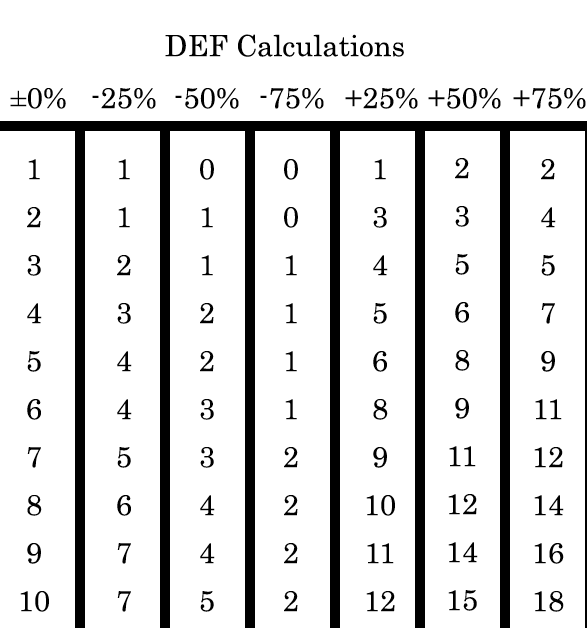
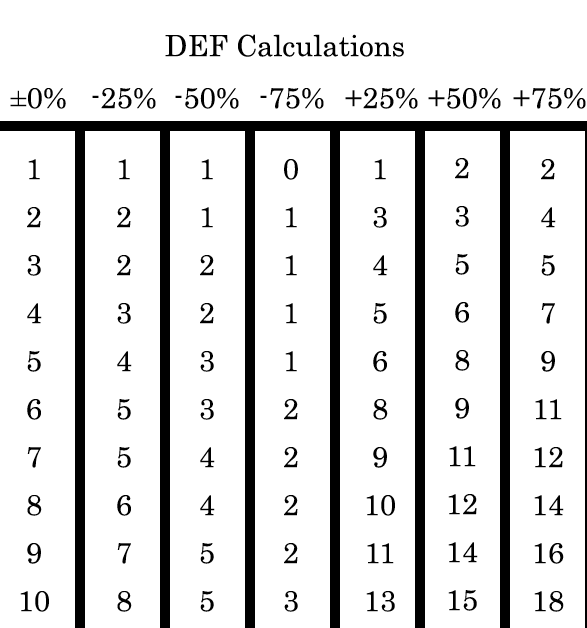
Before/after of a (587, 628) layered artwork. What changed in the layer stack:
painted on "+75% values" over [554, 364, 562, 596]
painted on "+50% values" over [462, 321, 474, 604]
painted on "+25% values" over [380, 370, 395, 612]
painted on "-75% values" over [284, 207, 298, 612]
painted on "-50% Values" over [200, 159, 215, 564]
painted on "-25% Values" over [117, 207, 132, 612]
